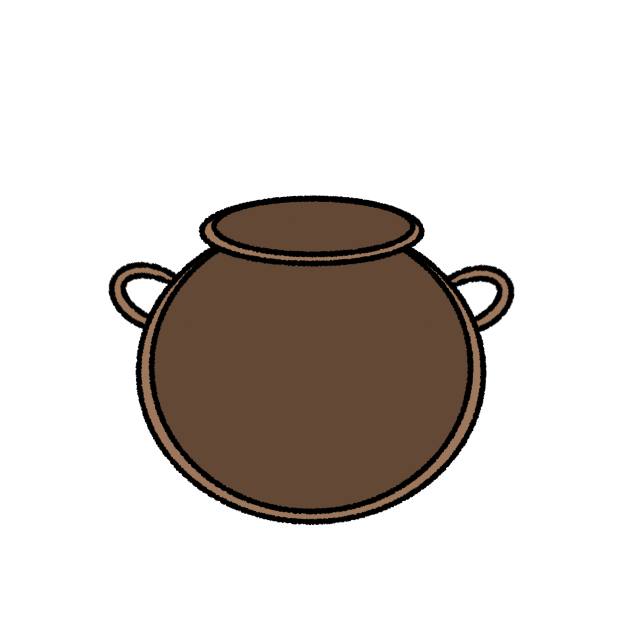
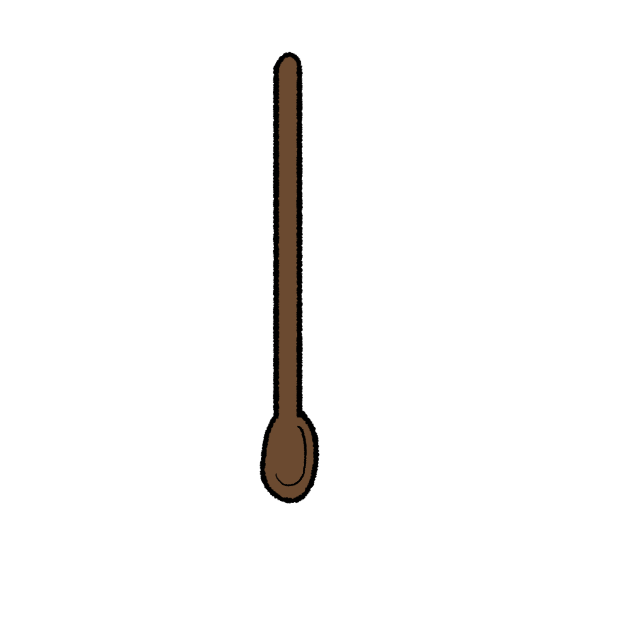
Two versions of the same layered image (640x640). Layer-by-layer changes:
added group "Spoon" with 2 layers above "Pot" over left=192, top=51, right=384, bottom=526
added layer "Paint Layer 5" in group "Spoon" over left=256, top=51, right=384, bottom=512
added layer "Paint Layer 6" in group "Spoon" over left=192, top=51, right=384, bottom=526
moved "Copy of Paint Layer 4" into group "Pot" over left=108, top=253, right=515, bottom=381
moved "Paint Layer 4" into group "Pot" over left=384, top=256, right=515, bottom=384
moved "Paint Layer 2" into group "Pot", painted on it over left=192, top=192, right=448, bottom=320
moved "Paint Layer 3" into group "Pot" over left=126, top=131, right=510, bottom=526
moved "Paint Layer 1" into group "Pot" over left=128, top=192, right=512, bottom=526
moved "FGColor" into group "Pot" over left=108, top=128, right=515, bottom=526
moved "BGColor" into group "Pot" over left=108, top=128, right=515, bottom=526
